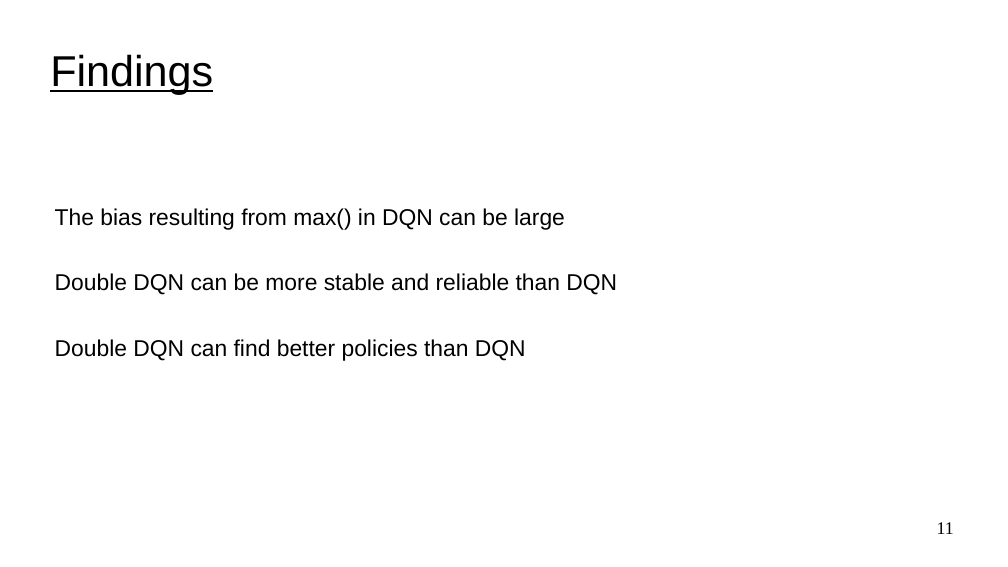
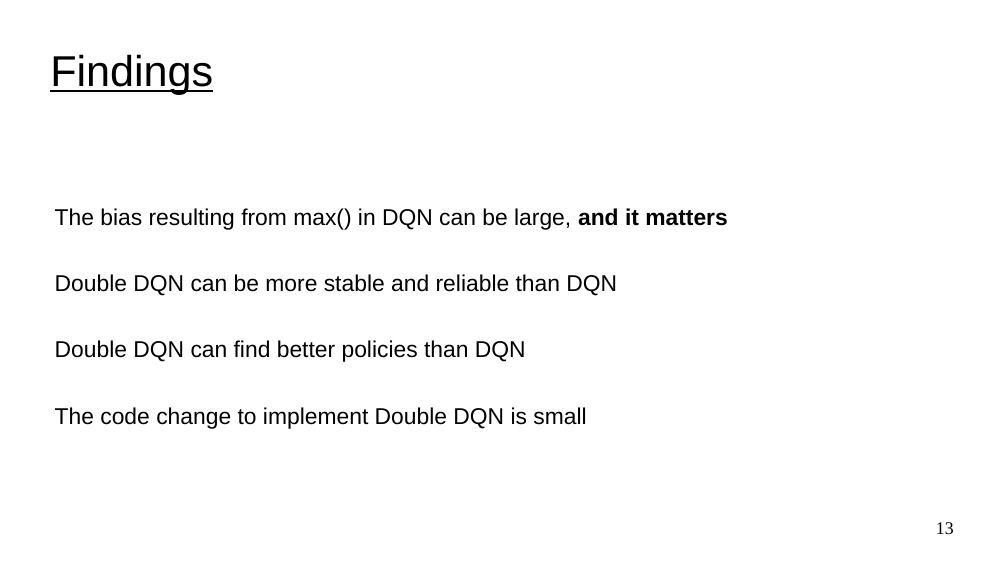
Before and after one commit to UVADS/reinforcement_learning, a slide deck: slide 13 of 06_deep_q_networks_extensions/dqn_extensions.ppt (slide 11 before the commit). Drawn at 1008x567 pixels with LibreOffice and Linux fonts; fonts in the diff are those of the drawing. Boxes give left, top, right and bottom in pixels: in the first picture for what was removed or moved away, otherwise in the second. Text is boxed around its words. In the diff, an @@ line names an element or a change of style, - is before the commit and + after.

```diff
--- a/06_deep_q_networks_extensions/dqn_extensions.ppt
+++ b/06_deep_q_networks_extensions/dqn_extensions.ppt
@@ text at box(55, 208, 728, 230): text changed @@
-The bias resulting from max() in DQN can be large
+The bias resulting from max() in DQN can be large, and it matters
@@ text at box(55, 407, 586, 429): paragraph added @@
+The code change to implement Double DQN is small
@@ page number at box(936, 522, 954, 534): text changed @@
-11
+13
```
Also in this commit, not shown: 5 other slides changed, 3 slides added, 1 slide removed, 1 other file.
